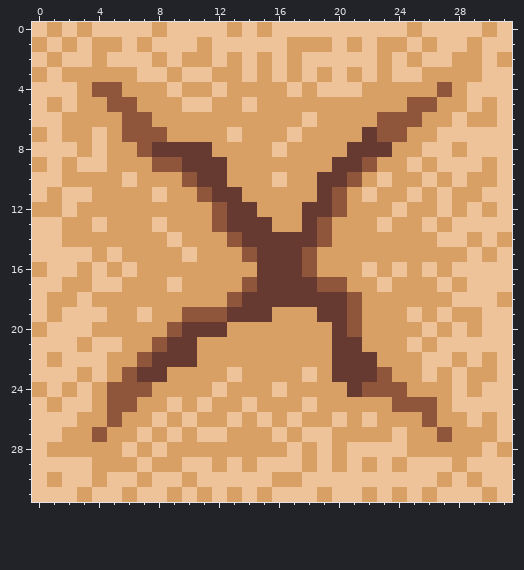
Two states of a pixel-art file, assets/CrackedTwice-01.aseprite. The first picture shows the starting point.
32x32 pixels, 1 frame.
Once edited:
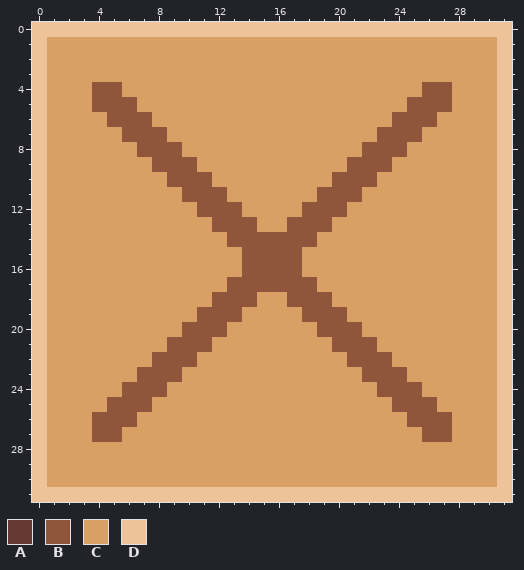
Palette (. is transparent): A #663931  B #8f563b  C #d9a066  D #eec39a
The edit:
y 0: x 1 C -> D; x 3 C -> D; x 8 C -> D; x 13 C -> D; x 15 C -> D; x 25 C -> D; x 30 C -> D
y 1: x 0..1 CD -> DC; x 3 D -> C; x 6 D -> C; x 8..10 DDD -> CCC; x 12..16 DDDDD -> CCCCC; x 20 D -> C; x 22 D -> C; x 25 D -> C; x 27..28 DD -> CC; x 30 D -> C
y 2: x 2..3 DD -> CC; x 5..7 DDD -> CCC; x 9 D -> C; x 12 D -> C; x 14 D -> C; x 16 D -> C; x 18..22 DDDDD -> CCCCC; x 24 D -> C; x 26..27 DD -> CC; x 30..31 DC -> CD
y 3: x 0..1 CD -> DC; x 7..8 DD -> CC; x 10..11 DD -> CC; x 14 D -> C; x 16 D -> C; x 18 D -> C; x 20 D -> C; x 22 D -> C; x 24..25 DD -> CC; x 30 D -> C
y 4: x 1..2 DD -> CC; x 9 D -> C; x 12 D -> C; x 17 D -> C; x 19..21 DDD -> CCC; x 26 C -> B; x 29..30 DD -> CC
y 5: x 2 D -> C; x 4 C -> B; x 10..11 DD -> CC; x 14 D -> C; x 27 C -> B; x 29 D -> C
y 6: x 1 D -> C; x 5 C -> B; x 18 D -> C; x 23 B -> C; x 26 C -> B; x 28 D -> C
y 7: x 0..1 CD -> DC; x 4 D -> C; x 13 D -> C; x 17 D -> C; x 22 A -> C; x 25 C -> B; x 27..30 DDDD -> CCCC
y 8: x 1..2 DD -> CC; x 4 D -> C; x 8..11 AAAA -> BBCC; x 16 D -> C; x 21..24 AAAC -> CBBB; x 26..27 DD -> CC; x 29..30 DD -> CC
y 9: x 0..1 CD -> DC; x 3..4 DD -> CC; x 10..12 AAA -> BCC; x 20..21 AA -> CB; x 23 C -> B; x 25 D -> C; x 27..29 DDD -> CCC
y 10: x 1 D -> C; x 6 D -> C; x 9 C -> B; x 11..12 AA -> BC; x 16 D -> C; x 19..20 AA -> CB; x 22..23 CD -> BC; x 26 D -> C; x 28 D -> C
y 11: x 2..3 DD -> CC; x 8 D -> C; x 10 C -> B; x 12..13 AA -> BC; x 19 A -> B; x 21..22 CD -> BC; x 25 D -> C; x 27 D -> C; x 30 D -> C
y 12: x 0 C -> D; x 2 D -> C; x 11 C -> B; x 13..14 AA -> BC; x 18..19 AA -> BB; x 24 D -> C; x 27 D -> C; x 29 D -> C
y 13: x 1 D -> C; x 4 D -> C; x 8 D -> C; x 13..15 AAA -> BBC; x 17..18 CA -> BB; x 23 D -> C; x 26 D -> C; x 28..30 DDD -> CCC
y 14: x 1 D -> C; x 9 D -> C; x 14..19 AAAAAB -> BBBBBC; x 27..28 DD -> CC; x 30..31 DC -> CD
y 15: x 1..3 DDD -> CCC; x 5 D -> C; x 10 D -> C; x 15..18 AAAB -> BBBC; x 29 D -> C
y 16: x 0..2 CDD -> DCC; x 4 D -> C; x 6 D -> C; x 14..18 CAAAB -> BBBBC; x 22 D -> C; x 24 D -> C; x 26 D -> C; x 28..30 DDD -> CCC
y 17: x 1 D -> C; x 4..5 DD -> CC; x 9 D -> C; x 13 C -> B; x 15..20 AAAABB -> BBBBCC; x 23 D -> C; x 27 D -> C; x 29..30 DD -> CC
y 18: x 3 D -> C; x 12 C -> B; x 14..21 AAAAAAAB -> BCCBBBCC; x 28..31 DDDC -> CCCD
y 19: x 2..4 DDD -> CCC; x 7 D -> C; x 10 B -> C; x 13..15 AAA -> BCC; x 18..21 CAAB -> BBBC; x 25 D -> C; x 27 D -> C; x 30 D -> C
y 20: x 0..3 CDDD -> DCCC; x 9..12 BAAA -> CBBB; x 19..20 CA -> BB; x 26 D -> C; x 28 D -> C; x 30 D -> C
y 21: x 1..2 DD -> CC; x 4..5 DD -> CC; x 8..11 BAAC -> CBBB; x 20..22 AAC -> BBB; x 25 D -> C; x 27..30 DDDD -> CCCC
y 22: x 2..4 DDD -> CCC; x 7..10 BAAA -> CBBB; x 20..23 AAAC -> CBBB; x 26..27 DD -> CC; x 29 D -> C
y 23: x 1..2 DD -> CC; x 4 D -> C; x 6..9 BAAC -> CBBB; x 13 D -> C; x 18 D -> C; x 20..22 AAA -> CCB; x 24 C -> B; x 26 D -> C; x 28 D -> C
y 24: x 0..1 CD -> DC; x 3 D -> C; x 5 B -> C; x 8 C -> B; x 12 D -> C; x 16 D -> C; x 21..22 AB -> CC; x 25 C -> B; x 28 D -> C; x 30 D -> C
y 25: x 2..3 DD -> CC; x 7 C -> B; x 9 D -> C; x 11 D -> C; x 14 D -> C; x 18 D -> C; x 28..30 DDD -> CCC
y 26: x 1..2 DD -> CC; x 4 C -> B; x 6 C -> B; x 8 D -> C; x 10 D -> C; x 13 D -> C; x 15 D -> C; x 17 D -> C; x 20 D -> C; x 22 D -> C; x 25 C -> B; x 27 C -> B; x 29 D -> C
y 27: x 1 D -> C; x 5 C -> B; x 7 D -> C; x 9 D -> C; x 11..12 DD -> CC; x 16 D -> C; x 18..19 DD -> CC; x 24 D -> C; x 26 C -> B
y 28: x 6 D -> C; x 8 D -> C; x 17 D -> C; x 19 D -> C; x 21..24 DDDD -> CCCC; x 30..31 DC -> CD
y 29: x 1..3 DDD -> CCC; x 7 D -> C; x 10..11 DD -> CC; x 13 D -> C; x 15..17 DDD -> CCC; x 19 D -> C; x 21 D -> C; x 23 D -> C; x 25..27 DDD -> CCC; x 29..30 DD -> CC
y 30: x 2..3 DD -> CC; x 5..6 DD -> CC; x 8..9 DD -> CC; x 11..15 DDDDD -> CCCCC; x 18..26 DDDDDDDDD -> CCCCCCCCC; x 28 D -> C; x 30 D -> C
y 31: x 3 C -> D; x 6 C -> D; x 9 C -> D; x 11 C -> D; x 13 C -> D; x 15 C -> D; x 19 C -> D; x 22 C -> D; x 24 C -> D; x 26 C -> D; x 30 C -> D
